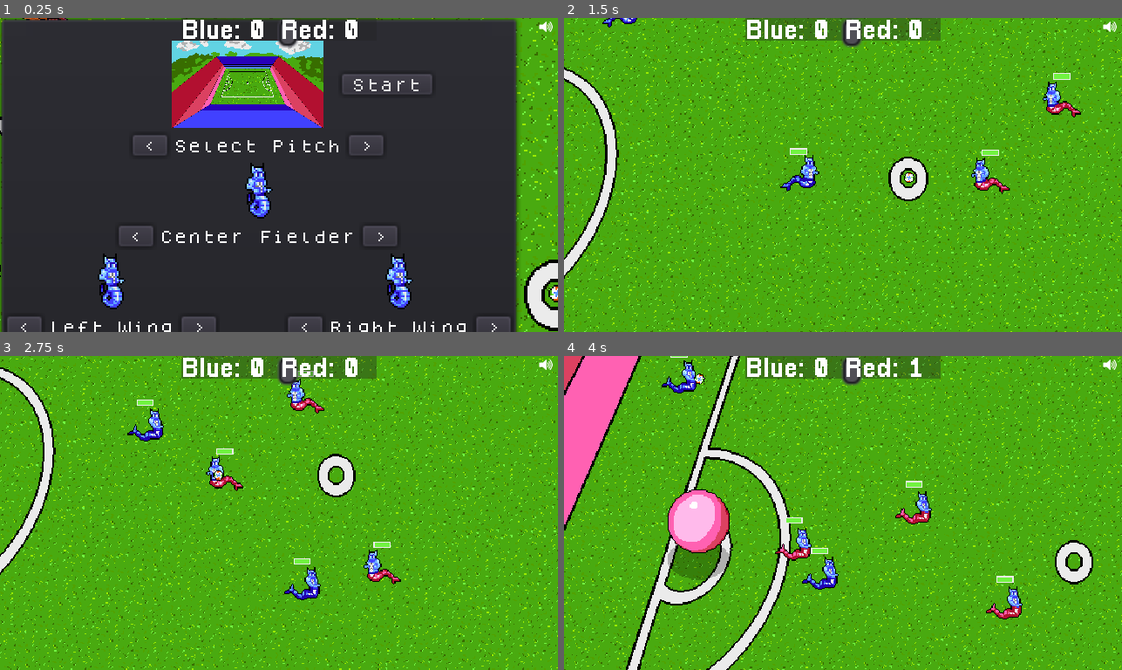
Above: before the commit, frames 1-4 (two rows, left to right).
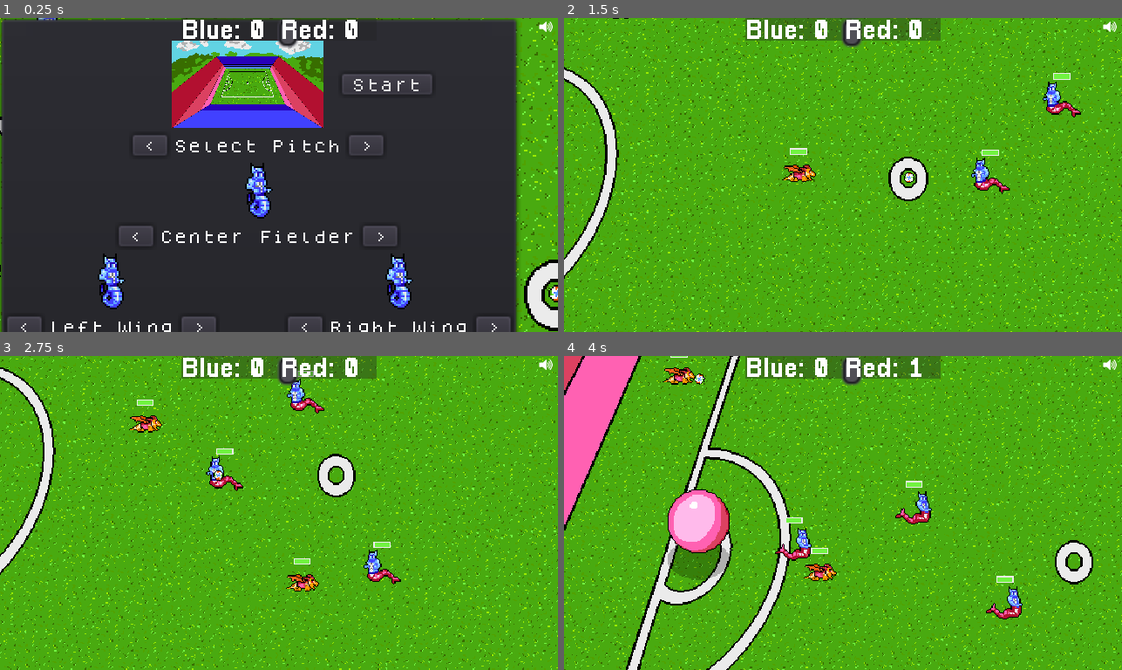
Above: after the commit, the same moments.

Repository: gamkedo-la/Elementaball
Game: Godot game, scene res://Node2D.tscn
Two runs of this game, one before a commit and one after it. Both use one fixed random seed, a clock stepped at 60 frames per second and the inputs below.
Inputs:
- Up to frame 1 (0.25 s): no input
- Up to frame 2 (1.5 s): click "Start" at 0.5 s; hold Right (ui_right) from 1.28 s (still down)
- Up to frame 3 (2.75 s): release Right (ui_right) at 2.03 s; hold Down (ui_down) from 2.03 s (still down)
- Up to frame 4 (4 s): release Down (ui_down) at 2.78 s; hold Right (ui_right) 2.78-3.53 s; hold Up (ui_up) from 3.53 s (still down)

The runs differ from the first frame. In frame 1, less than 0.1% of the frame differs, in the area x 4-13%, y 0-1%; in frame 2, 0.5%; in frame 3, 0.8%; in frame 4, 0.8%, in the area x 17-50%, y 1-75%.

Commit message:
Fixed animation bug

Diff:
--- a/Node2D.tscn
+++ b/Node2D.tscn
@@ -106,7 +106,8 @@
 parameters/playback = SubResource( 1 )
 
 [node name="AnimatedSprite" parent="Player/ThingsToFlip" index="1"]
-animation = "red idle"
+animation = "blue idle"
+frame = 0
 
 [node name="Player2" parent="." instance=ExtResource( 1 )]
 position = Vector2( -131.756, -84.6172 )
@@ -116,7 +117,8 @@
 parameters/playback = SubResource( 2 )
 
 [node name="AnimatedSprite" parent="Player2/ThingsToFlip" index="1"]
-animation = "red idle"
+animation = "blue idle"
+frame = 0
 
 [node name="Player3" parent="." instance=ExtResource( 1 )]
 position = Vector2( -221.153, 231.049 )
@@ -125,6 +127,10 @@
 
 [node name="AnimationTree" parent="Player3" index="1"]
 parameters/playback = SubResource( 3 )
+
+[node name="AnimatedSprite" parent="Player3/ThingsToFlip" index="1"]
+animation = "blue idle"
+frame = 0
 
 [node name="Popup" parent="." instance=ExtResource( 3 )]
 
@@ -146,6 +152,7 @@
 z_index = 3
 frames = SubResource( 8 )
 animation = "water ball"
+frame = 2
 playing = true
 script = ExtResource( 16 )
 
--- a/Players/Player.tscn
+++ b/Players/Player.tscn
@@ -16,32 +16,45 @@
 [ext_resource path="res://Art/Sprites/dragito_enemy_idle.png" type="Texture" id=14]
 [ext_resource path="res://Players/red_player_stats.tres" type="Resource" id=15]
 
+[sub_resource type="AnimationNodeAnimation" id=1]
+animation = "Blue Idle"
+
+[sub_resource type="AnimationNodeAnimation" id=2]
+animation = "Blue Enemy Run"
+
+[sub_resource type="AnimationNodeAnimation" id=3]
+animation = "Blue Enemy Tackle"
+
+[sub_resource type="AnimationNodeAnimation" id=4]
+animation = "Blue Idle"
+
+[sub_resource type="AnimationNodeAnimation" id=5]
+animation = "Blue Run"
+
+[sub_resource type="AnimationNodeAnimation" id=6]
+animation = "Blue Tackle"
+
 [sub_resource type="AnimationNodeAnimation" id=7]
-animation = "Blue Idle"
+animation = "Red Idle"
 
 [sub_resource type="AnimationNodeAnimation" id=8]
-animation = "Blue Enemy Run"
+animation = "Red Run"
 
 [sub_resource type="AnimationNodeAnimation" id=9]
-animation = "Blue Enemy Tackle"
-
-[sub_resource type="AnimationNodeAnimation" id=10]
-animation = "Blue Idle"
-
-[sub_resource type="AnimationNodeAnimation" id=11]
-animation = "Blue Run"
-
-[sub_resource type="AnimationNodeAnimation" id=12]
-animation = "Blue Tackle"
-
-[sub_resource type="AnimationNodeAnimation" id=13]
-animation = "Red Idle"
-
-[sub_resource type="AnimationNodeAnimation" id=14]
-animation = "Red Run"
-
-[sub_resource type="AnimationNodeAnimation" id=15]
 animation = "Red Tackle"
+
+[sub_resource type="AnimationNodeStateMachineTransition" id=10]
+
+[sub_resource type="AnimationNodeStateMachineTransition" id=11]
+
+[sub_resource type="AnimationNodeStateMachineTransition" id=12]
+
+[sub_resource type="AnimationNodeStateMachineTransition" id=13]
+
+[sub_resource type="AnimationNodeStateMachineTransition" id=14]
+
+[sub_resource type="AnimationNodeStateMachineTransition" id=15]
+switch_mode = 2
 
 [sub_resource type="AnimationNodeStateMachineTransition" id=16]
 
@@ -69,45 +82,32 @@
 [sub_resource type="AnimationNodeStateMachineTransition" id=27]
 switch_mode = 2
 
-[sub_resource type="AnimationNodeStateMachineTransition" id=28]
-
-[sub_resource type="AnimationNodeStateMachineTransition" id=29]
-
-[sub_resource type="AnimationNodeStateMachineTransition" id=30]
-
-[sub_resource type="AnimationNodeStateMachineTransition" id=31]
-
-[sub_resource type="AnimationNodeStateMachineTransition" id=32]
-
-[sub_resource type="AnimationNodeStateMachineTransition" id=33]
-switch_mode = 2
-
-[sub_resource type="AnimationNodeStateMachine" id=34]
-"states/Blue Enemy Idle/node" = SubResource( 7 )
+[sub_resource type="AnimationNodeStateMachine" id=28]
+"states/Blue Enemy Idle/node" = SubResource( 1 )
 "states/Blue Enemy Idle/position" = Vector2( 445, 49 )
-"states/Blue Enemy Run/node" = SubResource( 8 )
+"states/Blue Enemy Run/node" = SubResource( 2 )
 "states/Blue Enemy Run/position" = Vector2( 675, 100 )
-"states/Blue Enemy Tackle/node" = SubResource( 9 )
+"states/Blue Enemy Tackle/node" = SubResource( 3 )
 "states/Blue Enemy Tackle/position" = Vector2( 339, 136 )
-"states/Blue Idle/node" = SubResource( 10 )
+"states/Blue Idle/node" = SubResource( 4 )
 "states/Blue Idle/position" = Vector2( 891.478, 49 )
-"states/Blue Run/node" = SubResource( 11 )
+"states/Blue Run/node" = SubResource( 5 )
 "states/Blue Run/position" = Vector2( 1097.48, 125.821 )
-"states/Blue Tackle/node" = SubResource( 12 )
+"states/Blue Tackle/node" = SubResource( 6 )
 "states/Blue Tackle/position" = Vector2( 824.478, 166.821 )
-"states/Red Idle/node" = SubResource( 13 )
+"states/Red Idle/node" = SubResource( 7 )
 "states/Red Idle/position" = Vector2( 1268.81, 39 )
-"states/Red Run/node" = SubResource( 14 )
+"states/Red Run/node" = SubResource( 8 )
 "states/Red Run/position" = Vector2( 1497.81, 91.8208 )
-"states/Red Tackle/node" = SubResource( 15 )
+"states/Red Tackle/node" = SubResource( 9 )
 "states/Red Tackle/position" = Vector2( 1324.81, 155.821 )
-transitions = [ "Blue Enemy Idle", "Blue Enemy Run", SubResource( 16 ), "Blue Enemy Run", "Blue Enemy Tackle", SubResource( 17 ), "Blue Enemy Tackle", "Blue Enemy Run", SubResource( 18 ), "Blue Enemy Idle", "Blue Enemy Tackle", SubResource( 19 ), "Blue Enemy Tackle", "Blue Enemy Idle", SubResource( 20 ), "Blue Enemy Run", "Blue Enemy Idle", SubResource( 21 ), "Blue Idle", "Blue Run", SubResource( 22 ), "Blue Run", "Blue Tackle", SubResource( 23 ), "Blue Tackle", "Blue Idle", SubResource( 24 ), "Blue Idle", "Blue Tackle", SubResource( 25 ), "Blue Tackle", "Blue Run", SubResource( 26 ), "Blue Run", "Blue Idle", SubResource( 27 ), "Red Idle", "Red Run", SubResource( 28 ), "Red Run", "Red Tackle", SubResource( 29 ), "Red Tackle", "Red Idle", SubResource( 30 ), "Red Idle", "Red Tackle", SubResource( 31 ), "Red Tackle", "Red Run", SubResource( 32 ), "Red Run", "Red Idle", SubResource( 33 ) ]
+transitions = [ "Blue Enemy Idle", "Blue Enemy Run", SubResource( 10 ), "Blue Enemy Run", "Blue Enemy Tackle", SubResource( 11 ), "Blue Enemy Tackle", "Blue Enemy Run", SubResource( 12 ), "Blue Enemy Idle", "Blue Enemy Tackle", SubResource( 13 ), "Blue Enemy Tackle", "Blue Enemy Idle", SubResource( 14 ), "Blue Enemy Run", "Blue Enemy Idle", SubResource( 15 ), "Blue Idle", "Blue Run", SubResource( 16 ), "Blue Run", "Blue Tackle", SubResource( 17 ), "Blue Tackle", "Blue Idle", SubResource( 18 ), "Blue Idle", "Blue Tackle", SubResource( 19 ), "Blue Tackle", "Blue Run", SubResource( 20 ), "Blue Run", "Blue Idle", SubResource( 21 ), "Red Idle", "Red Run", SubResource( 22 ), "Red Run", "Red Tackle", SubResource( 23 ), "Red Tackle", "Red Idle", SubResource( 24 ), "Red Idle", "Red Tackle", SubResource( 25 ), "Red Tackle", "Red Run", SubResource( 26 ), "Red Run", "Red Idle", SubResource( 27 ) ]
 start_node = "Blue Enemy Idle"
 graph_offset = Vector2( 314.879, -17.1792 )
 
-[sub_resource type="AnimationNodeStateMachinePlayback" id=1]
-
-[sub_resource type="Animation" id=35]
+[sub_resource type="AnimationNodeStateMachinePlayback" id=29]
+
+[sub_resource type="Animation" id=30]
 resource_name = "Blue Enemy Idle"
 loop = true
 tracks/0/type = "value"
@@ -318,7 +318,7 @@
 "values": [ "blue tackle" ]
 }
 
-[sub_resource type="Animation" id=38]
+[sub_resource type="Animation" id=33]
 resource_name = "Blue Idle"
 tracks/0/type = "value"
 tracks/0/path = NodePath("ThingsToFlip/AnimatedSprite:animation")
@@ -330,7 +330,7 @@
 "times": PoolRealArray( 0 ),
 "transitions": PoolRealArray( 1 ),
 "update": 1,
-"values": [ "default" ]
+"values": [ "blue idle" ]
 }
 tracks/1/type = "value"
 tracks/1/path = NodePath("EnemyCollider:position")
@@ -569,7 +569,7 @@
 "values": [ 1 ]
 }
 
-[sub_resource type="Animation" id=42]
+[sub_resource type="Animation" id=37]
 length = 0.4
 loop = true
 tracks/0/type = "value"
@@ -618,7 +618,7 @@
 "times": PoolRealArray( 0 ),
 "transitions": PoolRealArray( 1 ),
 "update": 1,
-"values": [ "blue run" ]
+"values": [ "red idle" ]
 }
 tracks/4/type = "value"
 tracks/4/path = NodePath("ThingsToFlip/Position2D:position")
@@ -633,7 +633,7 @@
 "values": [ Vector2( 1.41581, -0.707909 ), Vector2( 8.9668, 1.41581 ), Vector2( 17.9336, 2.83163 ), Vector2( 8.49488, 0.23597 ) ]
 }
 
-[sub_resource type="Animation" id=43]
+[sub_resource type="Animation" id=38]
 length = 0.6
 tracks/0/type = "value"
 tracks/0/path = NodePath(".:speed")
@@ -749,7 +749,7 @@
 "times": PoolRealArray( 0 ),
 "transitions": PoolRealArray( 1 ),
 "update": 1,
-"values": [ "blue tackle" ]
+"values": [ "red idle" ]
 }
 tracks/8/type = "value"
 tracks/8/path = NodePath("EnemyCollider:position")
@@ -764,20 +764,20 @@
 "values": [ Vector2( 0.628354, 1.69188 ), Vector2( 0.313375, 9.88136 ), Vector2( 2.51823, 0.746936 ), Vector2( -0.316592, 0.116977 ) ]
 }
 
-[sub_resource type="CapsuleShape2D" id=5]
+[sub_resource type="CapsuleShape2D" id=39]
 radius = 6.55289
 height = 16.0149
 
-[sub_resource type="SpriteFrames" id=6]
+[sub_resource type="SpriteFrames" id=40]
 animations = [ {
+"frames": [ ExtResource( 10 ), ExtResource( 12 ), ExtResource( 11 ) ],
+"loop": true,
+"name": "blue run",
+"speed": 5.0
+}, {
 "frames": [ ExtResource( 14 ), ExtResource( 14 ) ],
 "loop": true,
 "name": "red idle",
-"speed": 5.0
-}, {
-"frames": [ ExtResource( 10 ), ExtResource( 12 ), ExtResource( 11 ) ],
-"loop": true,
-"name": "blue run",
 "speed": 5.0
 }, {
 "frames": [ ExtResource( 7 ), ExtResource( 6 ), ExtResource( 8 ), ExtResource( 9 ), ExtResource( 2 ) ],
@@ -814,33 +814,35 @@
 margin_bottom = -22.4966
 
 [node name="AnimationTree" parent="." instance=ExtResource( 5 )]
-tree_root = SubResource( 34 )
+tree_root = SubResource( 28 )
 active = true
-parameters/playback = SubResource( 1 )
+parameters/playback = SubResource( 29 )
 
 [node name="AnimationPlayer" parent="." instance=ExtResource( 4 )]
-"anims/Blue Enemy Idle" = SubResource( 35 )
-"anims/Blue Enemy Run" = SubResource( 36 )
-"anims/Blue Enemy Tackle" = SubResource( 37 )
-"anims/Blue Idle" = SubResource( 38 )
-"anims/Blue Run" = SubResource( 39 )
-"anims/Blue Tackle" = SubResource( 40 )
-"anims/Red Idle" = SubResource( 41 )
-"anims/Red Run" = SubResource( 42 )
-"anims/Red Tackle" = SubResource( 43 )
+"anims/Blue Enemy Idle" = SubResource( 30 )
+"anims/Blue Enemy Run" = SubResource( 31 )
+"anims/Blue Enemy Tackle" = SubResource( 32 )
+"anims/Blue Idle" = SubResource( 33 )
+"anims/Blue Run" = SubResource( 34 )
+"anims/Blue Tackle" = SubResource( 35 )
+"anims/Red Idle" = SubResource( 36 )
+"anims/Red Run" = SubResource( 37 )
+"anims/Red Tackle" = SubResource( 38 )
 
 [node name="EnemyCollider" type="CollisionShape2D" parent="."]
 position = Vector2( -0.159099, -0.198006 )
 rotation = 0.0211139
-shape = SubResource( 5 )
+shape = SubResource( 39 )
 
 [node name="ThingsToFlip" type="Node2D" parent="."]
 
 [node name="Position2D" type="Position2D" parent="ThingsToFlip"]
-position = Vector2( 1.41581, -0.707909 )
+position = Vector2( 8.49488, 0.23597 )
 
 [node name="AnimatedSprite" type="AnimatedSprite" parent="ThingsToFlip"]
-frames = SubResource( 6 )
+frames = SubResource( 40 )
+animation = "red idle"
+frame = 1
 
 [node name="InterceptArea" parent="." instance=ExtResource( 13 )]
 position = Vector2( -0.161133, 0.0360718 )
--- a/UI/Player Select Menu/PlayerSelectMenu.gd
+++ b/UI/Player Select Menu/PlayerSelectMenu.gd
@@ -55,6 +55,7 @@
 	leftText.text = selectablePlayers[leftIndex].speciesName
 	leftPlayer.starting_stats = selectablePlayers[leftIndex]
 	leftPlayer.initialize_stats(leftPlayer.starting_stats)
+	print(get_node("../../Player2").type)
 
 
 func _on_CloseButton_pressed():
Not shown, added: Art/Sprites/green_run_1.png.import
Not shown: 7 places in Players/AnimationPlayer.tscn that only renumber resources
Not shown: 5 places in Players/Player.tscn that only renumber resources
